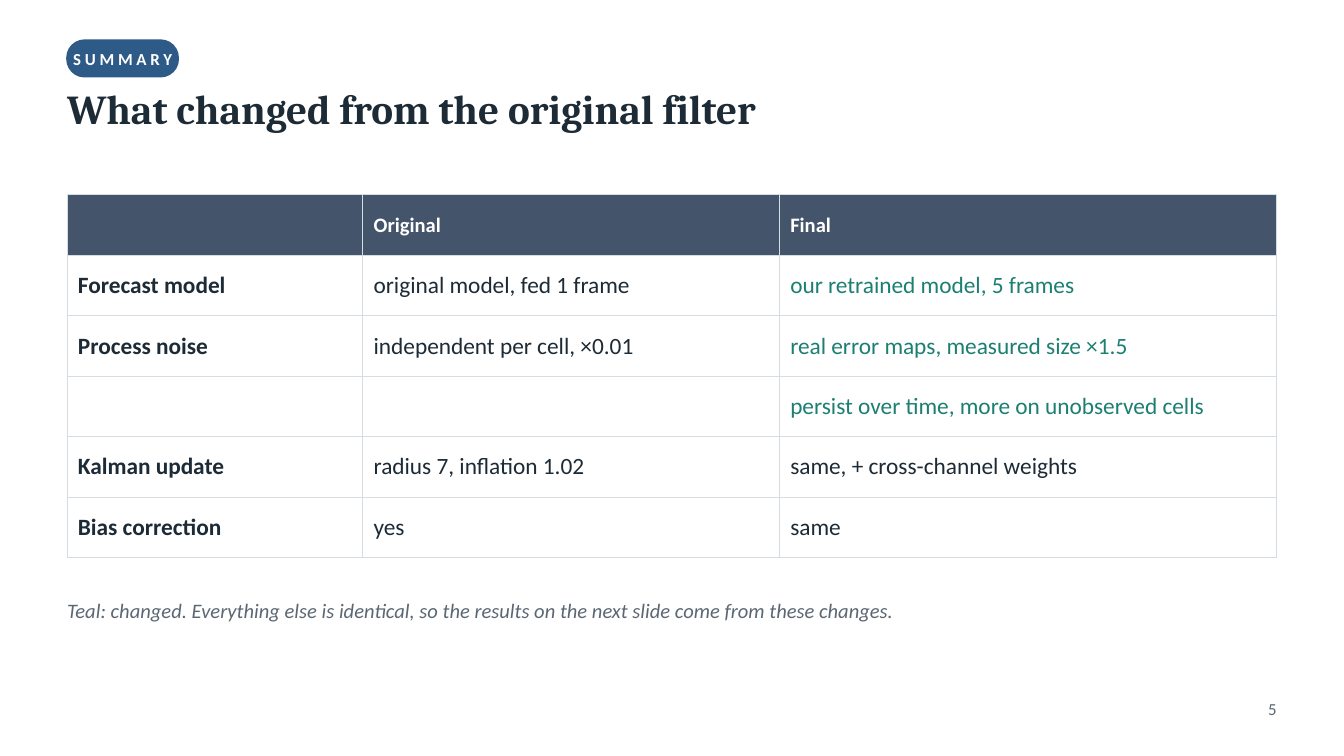
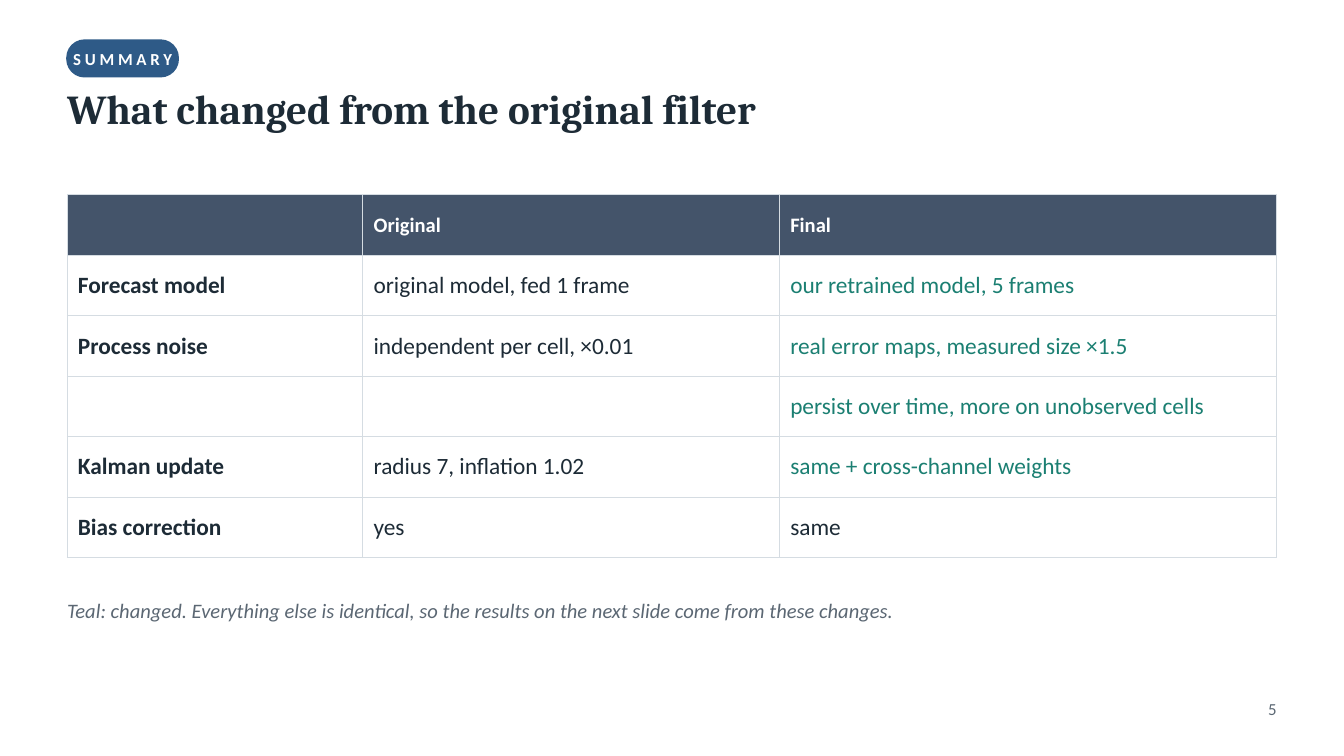
Before and after one commit to jackeygle/Partial_Observation_Comparison, a slide deck: slide 5 of slides/enkf_optimisation.pptx. Drawn at 1344x756 pixels with LibreOffice and Linux fonts; fonts in the diff are those of the drawing. Boxes give left, top, right and bottom in pixels: in the first picture for what was removed or moved away, otherwise in the second. Text is boxed around its words. In the diff, an @@ line names an element or a change of style, - is before the commit and + after.

```diff
--- a/slides/enkf_optimisation.pptx
+++ b/slides/enkf_optimisation.pptx
@@ table at <box>67,195,1277,543</box> @@
-row 5, column 3: same, + cross-channel weights
+row 5, column 3: same + cross-channel weights
```
Also in this commit, not shown: 1 other slide changed, 12 other files.
